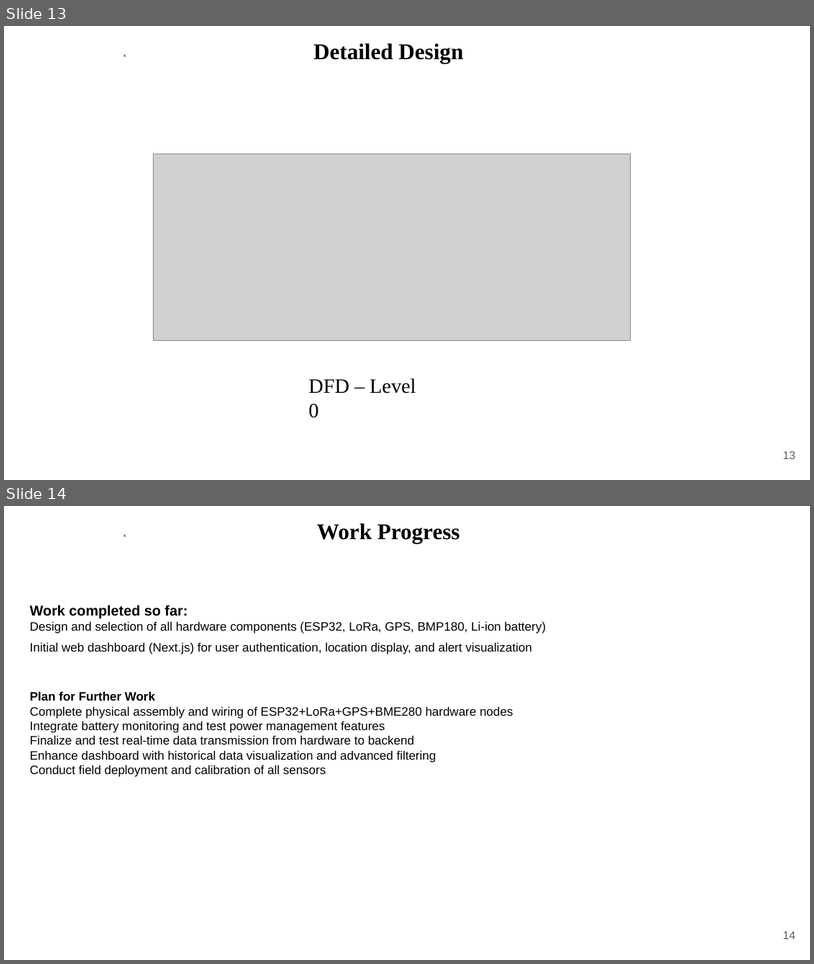
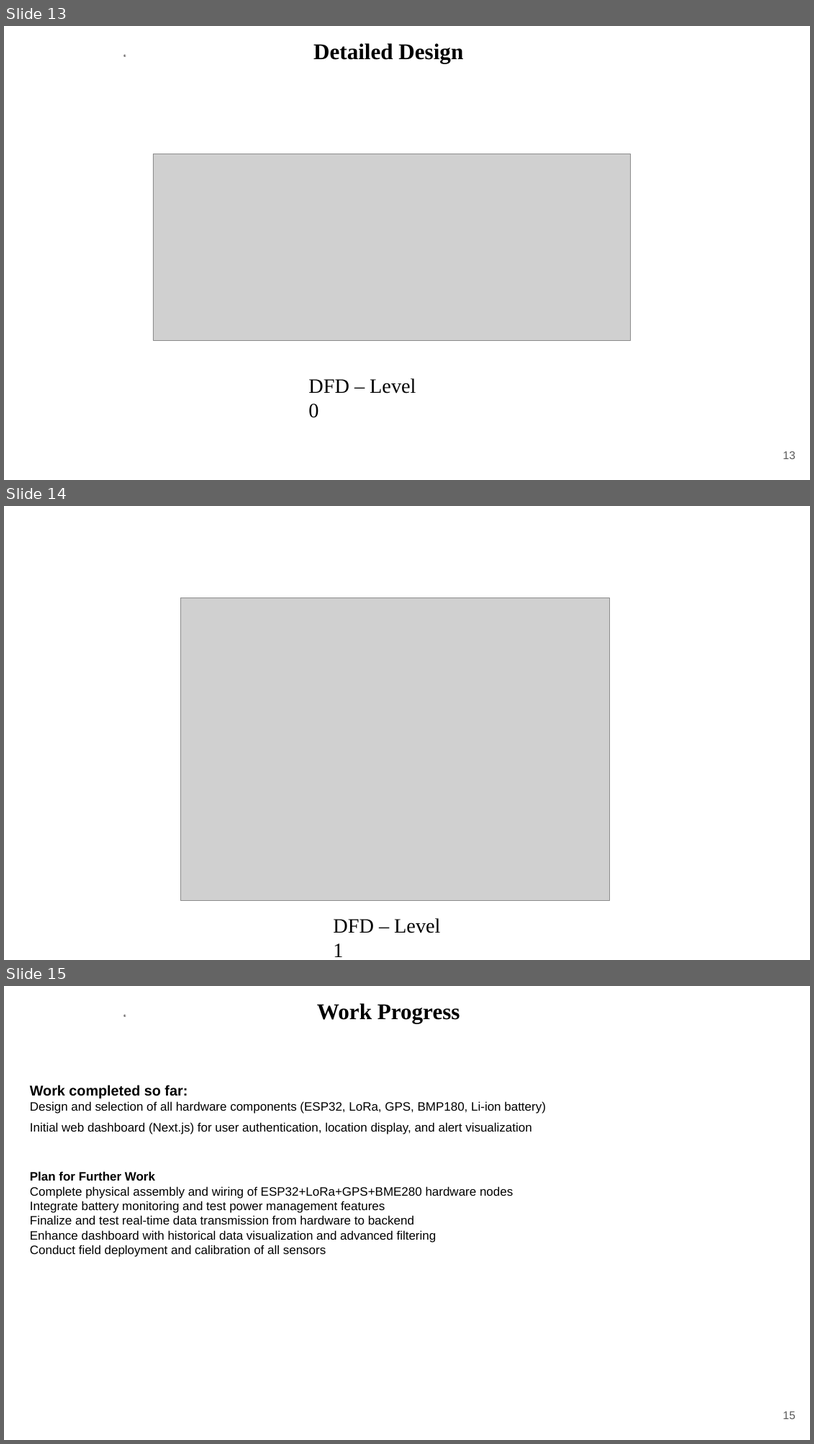
Before and after one commit to rajeshacu/LoRa-based-Location-tracking-and-Fall-detection-System, a slide deck: Phase II Major Project(1).pptx. Shown one above the other, each under a label of ours: slides 13 and 14 before the commit, slides 13, 14 and 15 after it. The pictures are 814x964 and 814x1444 pixels, drawn with LibreOffice and Linux fonts; fonts in the diff are those of the drawing; grey boxes stand for pictures; background and template pictures are left out. Boxes give left, top, right and bottom in pixels: in the first picture for what was removed or moved away, otherwise in the second. Text is boxed around its words. In the diff, an @@ line names an element or a change of style, - is before the commit and + after.

```diff
--- a/Phase II Major Project(1).pptx
+++ b/Phase II Major Project(1).pptx
@@ slide 14 added at box(4, 506, 810, 960), background picture (left out) @@
@@ picture added at box(180, 597, 610, 900) @@
@@ text added at box(333, 918, 440, 957), 40 pt, text #000000 @@
+DFD – Level 1
@@ what was slide 14 is now slide 15 @@
@@ page number at box(783, 1411, 795, 1419): text changed @@
-14
+15
```
Also in this commit, not shown: 4 other files.
